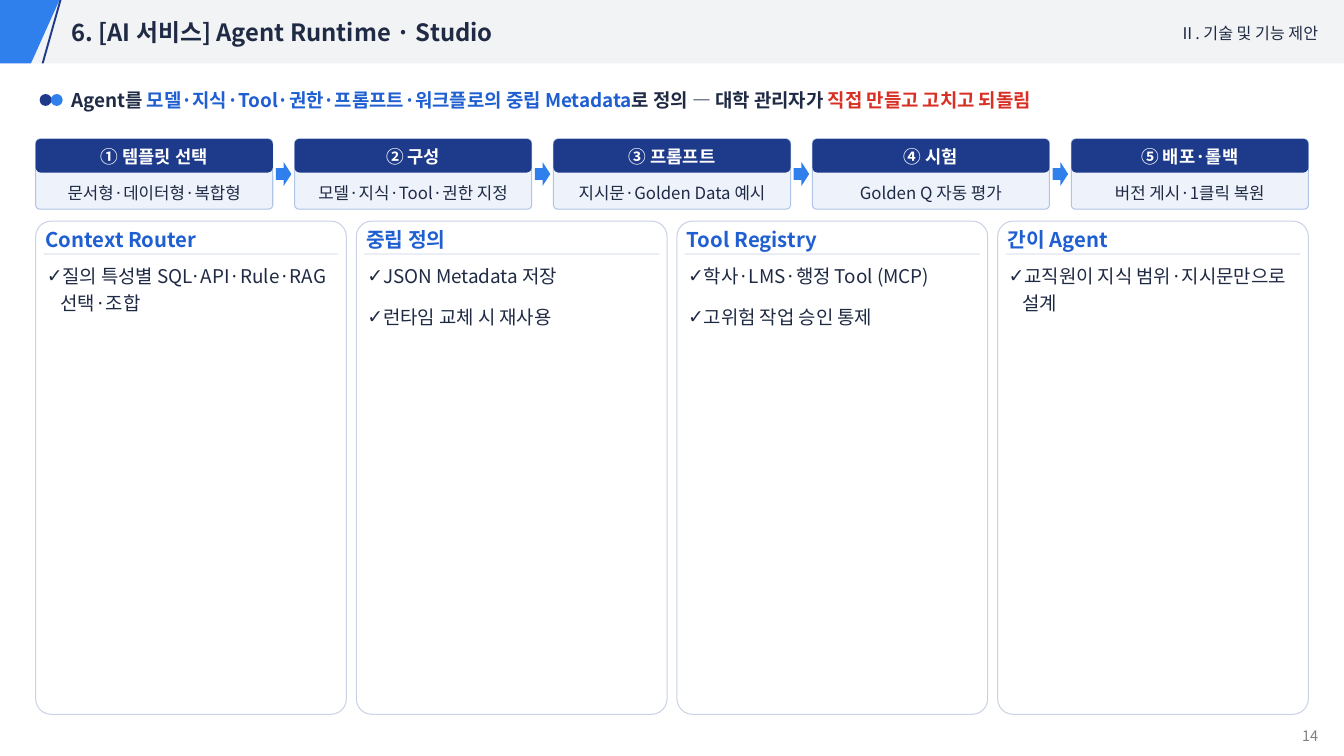
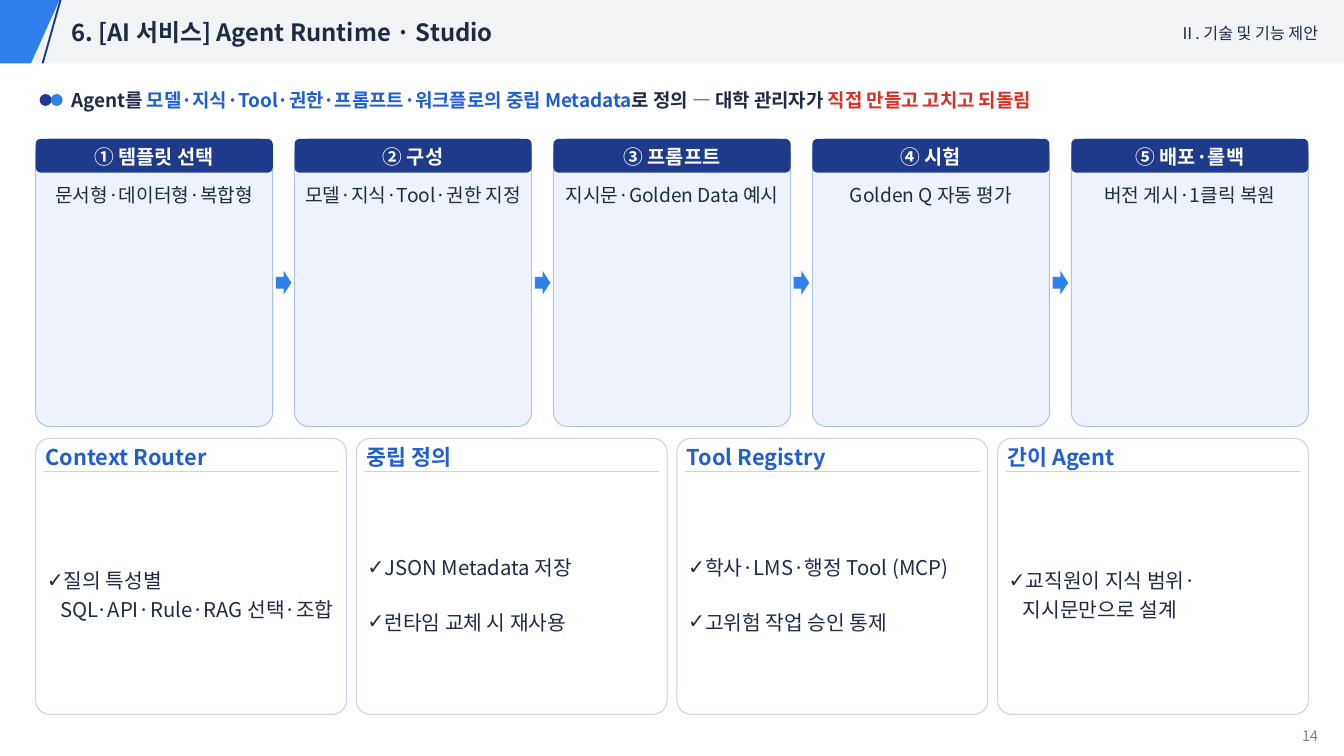
Before and after one commit to hwangsteeve-tech/hbjw, a slide deck: slide 14 of proposals/2026-11_induk-ai-infra/발표자료.pptx. Drawn at 1344x756 pixels with LibreOffice and Linux fonts; fonts in the diff are those of the drawing. Boxes give left, top, right and bottom in pixels: in the first picture for what was removed or moved away, otherwise in the second. Text is boxed around its words. In the diff, an @@ line names an element or a change of style, - is before the commit and + after.

```diff
--- a/proposals/2026-11_induk-ai-infra/발표자료.pptx
+++ b/proposals/2026-11_induk-ai-infra/발표자료.pptx
@@ rounded rectangle: place and size @@
-rounded rectangle at (35,139,272,210)
+rounded rectangle at (35,139,272,426)
@@ rounded rectangle: place and size @@
-rounded rectangle at (294,139,531,210)
+rounded rectangle at (294,139,531,426)
@@ rounded rectangle: place and size @@
-rounded rectangle at (554,139,790,210)
+rounded rectangle at (554,139,790,426)
@@ rounded rectangle: place and size @@
-rounded rectangle at (813,139,1050,210)
+rounded rectangle at (813,139,1050,426)
@@ size 12.6 to 14.2 pt in 5 elements at (35,139,272,172), (294,139,531,172), (554,139,790,172), (813,139,1050,172), (1072,139,1309,172) @@
@@ rounded rectangle: place and size @@
-rounded rectangle at (1072,139,1309,210)
+rounded rectangle at (1072,139,1309,426)
@@ size 12.1 to 13.7 pt in 5 elements at (55,186,253,204), (305,186,521,204), (566,186,778,204), (850,186,1012,206), (1104,186,1275,204) @@
@@ 4 right arrows: place and size @@
-4 right arrows at (276,162,1068,187)
+4 right arrows at (276,271,1068,295)
@@ rounded rectangle: place and size @@
-rounded rectangle at (35,221,346,714)
+rounded rectangle at (35,439,346,715)
@@ rounded rectangle: place and size @@
-rounded rectangle at (357,221,667,714)
+rounded rectangle at (357,439,667,715)
@@ rounded rectangle: place and size @@
-rounded rectangle at (678,221,988,714)
+rounded rectangle at (678,439,988,715)
@@ rounded rectangle: place and size @@
-rounded rectangle at (998,221,1309,714)
+rounded rectangle at (998,439,1309,715)
@@ 4 texts: place and size @@
-4 texts at (46,230,1108,252)
+4 texts at (46,446,1114,471)
@@ size 14.5 to 15.5 pt in 4 elements at (46,448,207,466), (366,446,451,467), (687,447,826,471), (1008,446,1114,471) @@
@@ text "질의 특성별 SQL·API·Rule·RAG 선택·조합": place and size @@
-text "질의 특성별 SQL·API·Rule·RAG 선택·조합" at (61,267,327,312)
+text "질의 특성별 SQL·API·Rule·RAG 선택·조합" at (61,571,333,621)
@@ text "JSON Metadata 저장": place and size @@
-text "JSON Metadata 저장" at (383,267,557,326)
+text "JSON Metadata 저장" at (384,558,572,632)
@@ text "학사·LMS·행정 Tool (MCP)": place and size @@
-text "학사·LMS·행정 Tool (MCP)" at (704,267,929,326)
+text "학사·LMS·행정 Tool (MCP)" at (705,558,948,632)
@@ size 13.5 to 14.5 pt; more space between paragraphs; vertical alignment top to middle in 4 elements at (61,571,333,621), (384,558,572,632), (705,558,948,632), (1023,571,1196,619) @@
@@ text "교직원이 지식 범위·지시문만으로 설계": place and size @@
-text "교직원이 지식 범위·지시문만으로 설계" at (1023,267,1286,312)
+text "교직원이 지식 범위·지시문만으로 설계" at (1023,571,1196,619)
@@ 4 rectangles: place and size @@
-4 rectangles at (43,254,1302,255)
+4 rectangles at (43,471,1302,472)
```
Also in this commit, not shown: 12 other slides changed, 7 other files.
